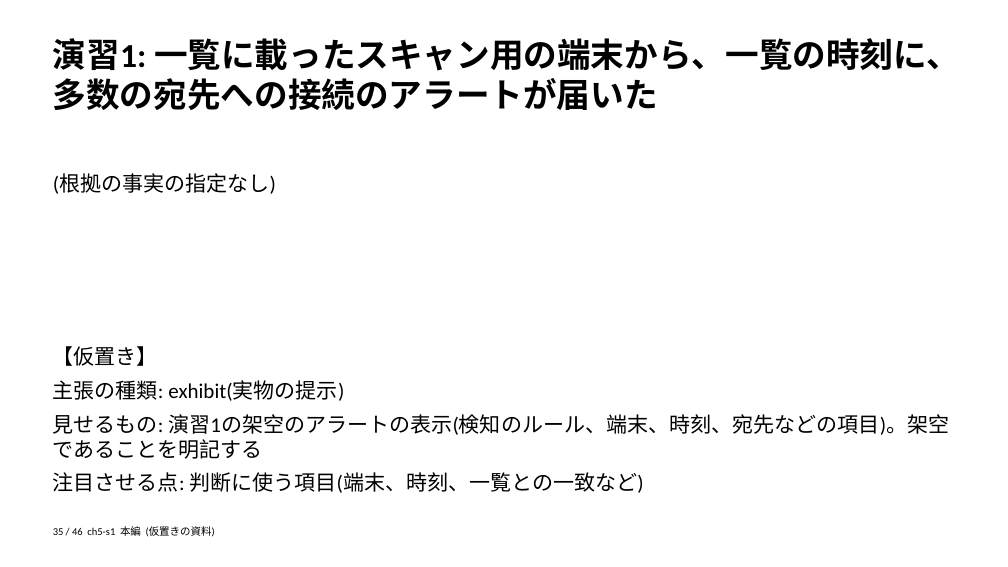
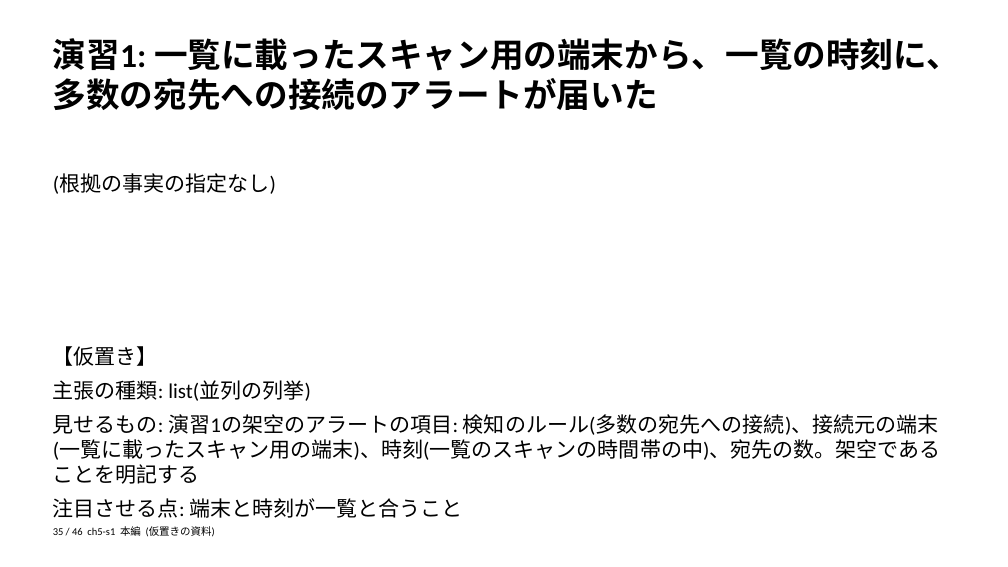
Before and after one commit to zyuuryuu/PPTX-Planner, a slide deck: slide 35 of trial/deck/preview/placeholder.pptx. Drawn at 1008x567 pixels with LibreOffice and Linux fonts; fonts in the diff are those of the drawing. Boxes give left, top, right and bottom in pixels: in the first picture for what was removed or moved away, otherwise in the second. Text is boxed around its words. In the diff, an @@ line names an element or a change of style, - is before the commit and + after.

```diff
--- a/trial/deck/preview/placeholder.pptx
+++ b/trial/deck/preview/placeholder.pptx
@@ text at (x1=53, y1=380, x2=941, y2=518): text changed @@
-主張の種類: exhibit(実物の提示)
-見せるもの: 演習1の架空のアラートの表示(検知のルール、端末、時刻、宛先などの項目)。架空であることを明記する
-注目させる点: 判断に使う項目(端末、時刻、一覧との一致など)
+主張の種類: list(並列の列挙)
+見せるもの: 演習1の架空のアラートの項目: 検知のルール(多数の宛先への接続)、接続元の端末(一覧に載ったスキャン用の端末)、時刻(一覧のスキャンの時間帯の中)、宛先の数。架空であることを明記する
+注目させる点: 端末と時刻が一覧と合うこと
```
Also in this commit, not shown: 28 other slides changed, 4 other files.
